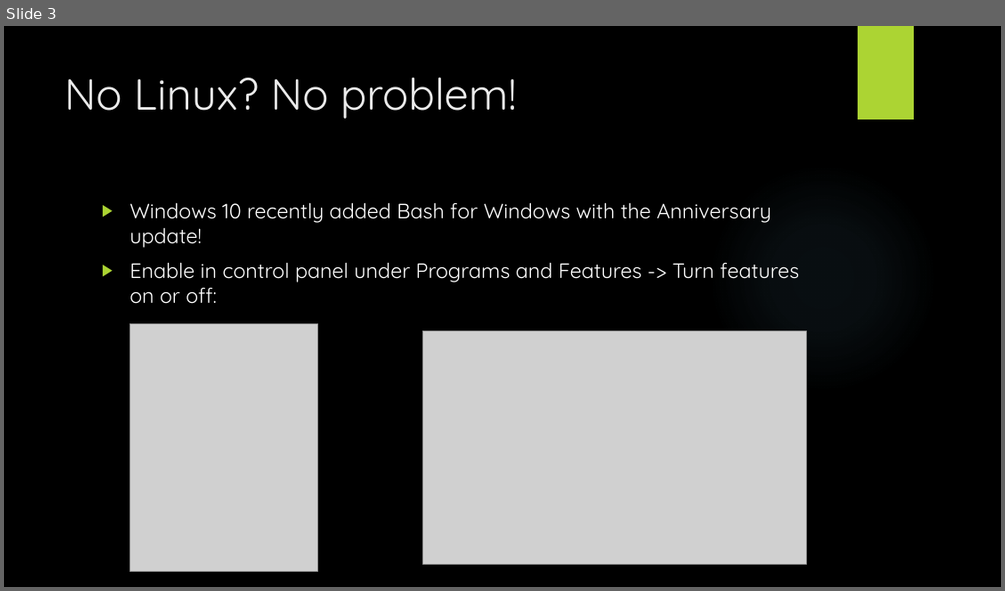
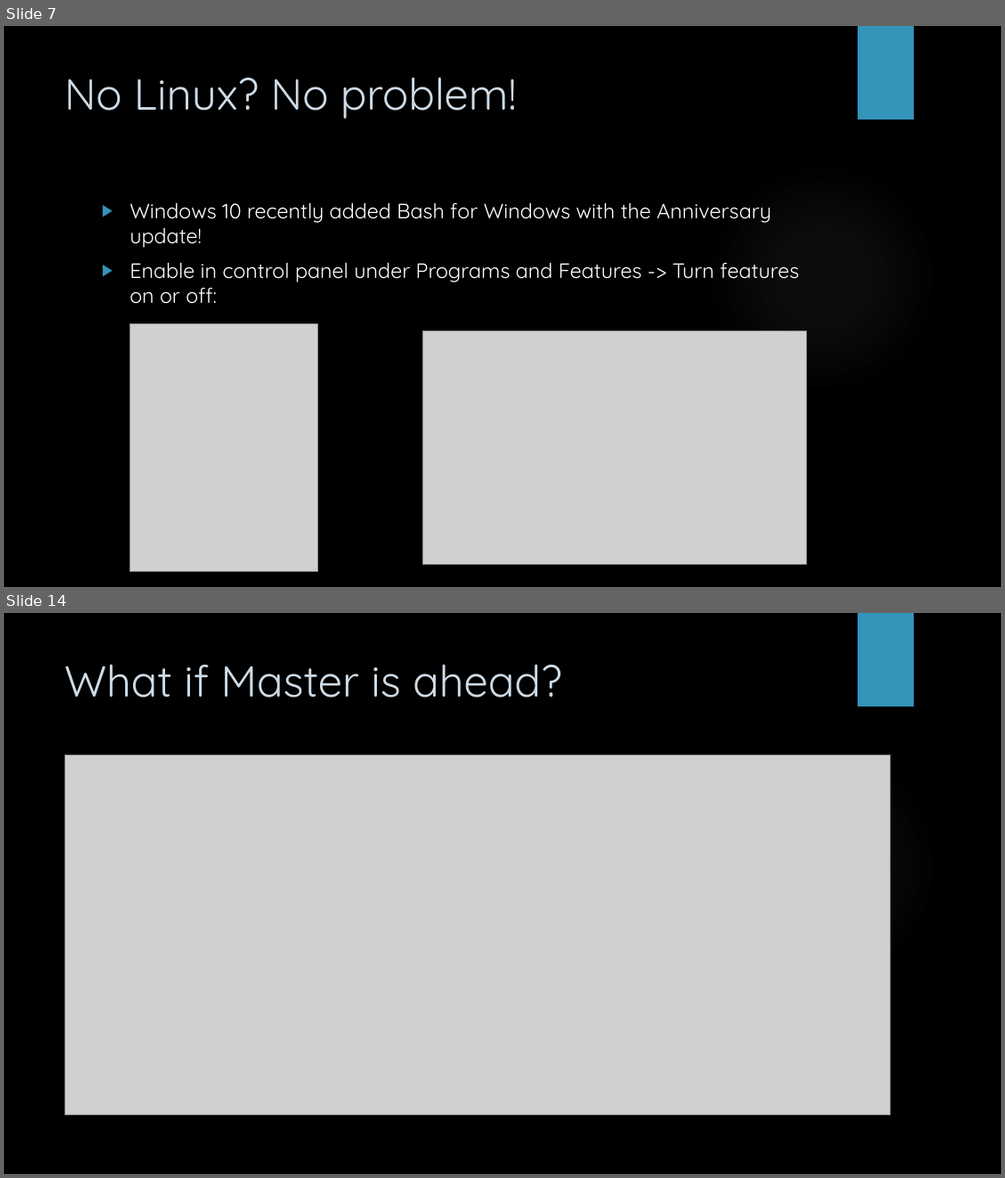
Before and after one commit to mbaccia514/LUG, a slide deck: GDB and Git.pptx. Shown one above the other, each under a label of ours: slide 3 before the commit, slides 7 and 14 after it; the slides between them are not shown. The pictures are 1005x591 and 1005x1178 pixels, drawn with LibreOffice and Linux fonts; fonts in the diff are those of the drawing; grey boxes stand for pictures; background and template pictures are left out. Boxes give left, top, right and bottom in pixels: in the first picture for what was removed or moved away, otherwise in the second. Text is boxed around its words. In the diff, an @@ line names an element or a change of style, - is before the commit and + after.

```diff
--- a/GDB and Git.pptx
+++ b/GDB and Git.pptx
@@ slide 14 added at bbox=[4, 613, 1001, 1174], background picture (left out); not listed: 2 template elements that a slide beside it also shows @@
@@ title added at bbox=[65, 664, 562, 698], 42 pt, text #CEDBE6 @@
+What if Master is ahead?
@@ picture added at bbox=[65, 755, 890, 1115] @@
@@ what was slide 3 is now slide 7 @@
@@ slide 7 changed as well @@
@@ rectangle at bbox=[858, 26, 914, 119]: fill #ACD433 to #3494BA @@
@@ title "No Linux? No problem!" at bbox=[65, 77, 517, 119]: text colour #EBEBEB to #CEDBE6 @@
@@ text "Windows 10 recently added Bash ..." at bbox=[129, 202, 799, 304]: bullet colour #ACD433 to #3494BA @@
```
Also in this commit, not shown: 14 other slides changed, 16 other slides added, 2 other files.
